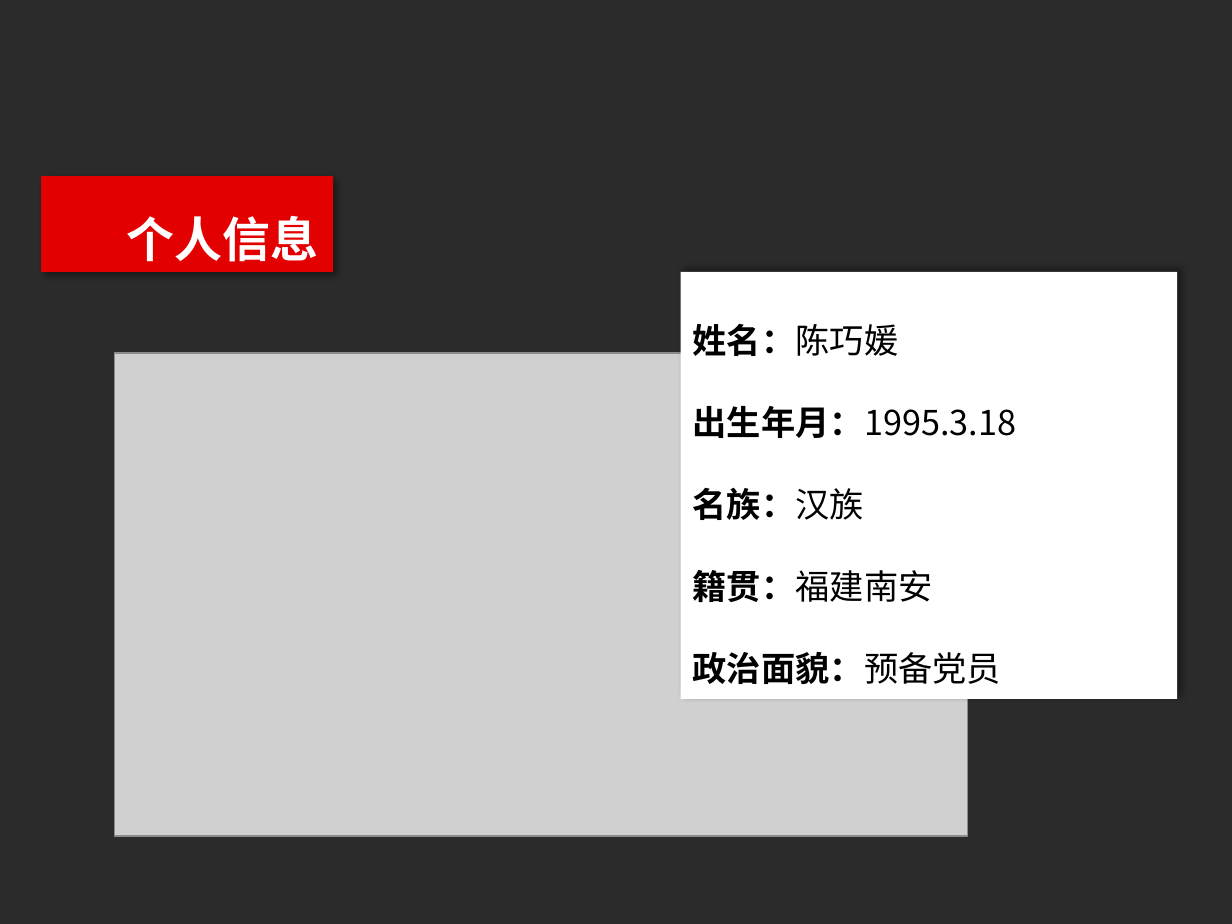
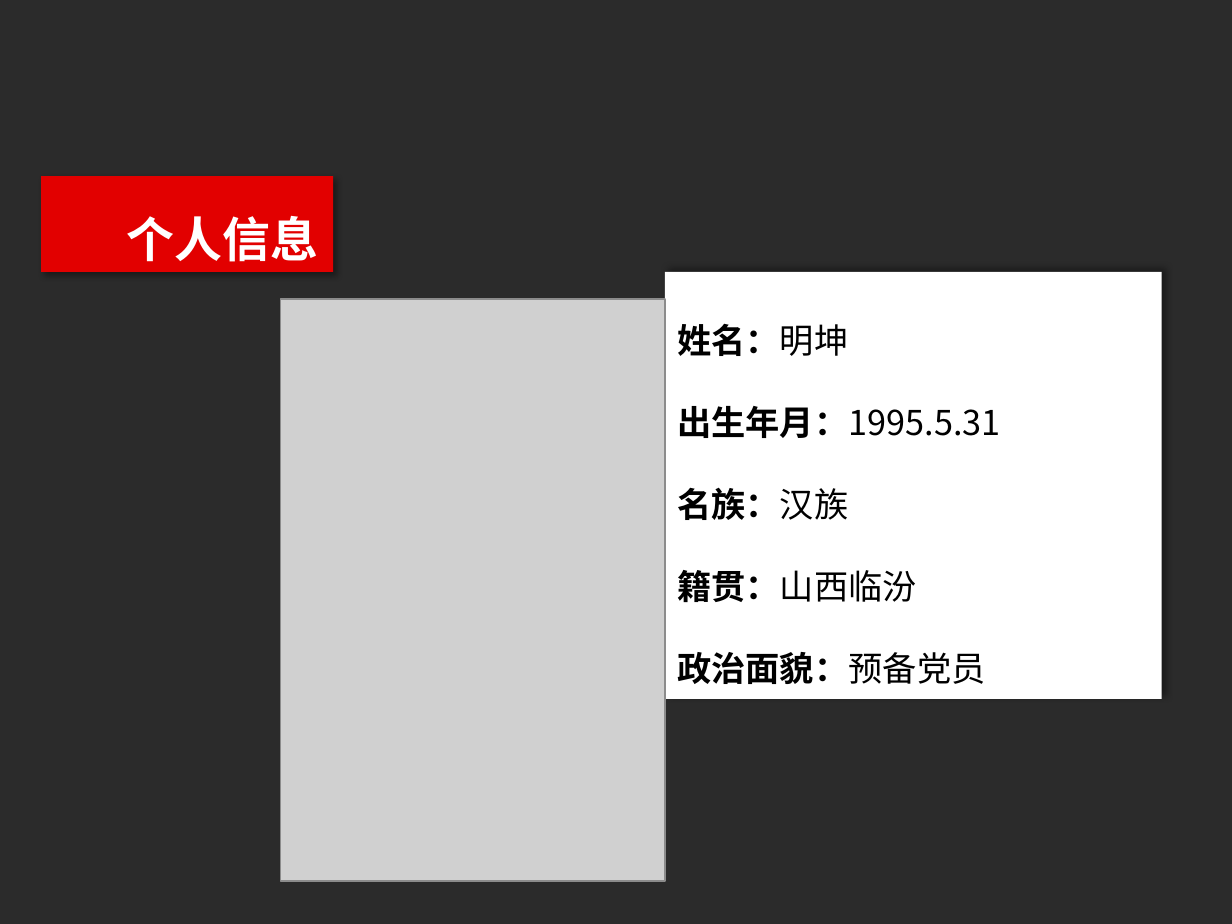
Before and after one commit to 342875289/----, a slide deck: slide 4 of 转正答辩/预备党员答辩.pptx. Drawn at 1232x924 pixels with LibreOffice and Linux fonts; fonts in the diff are those of the drawing; grey boxes stand for pictures; background and template pictures are left out; a plain dark background stands for a picture behind light text. Boxes give left, top, right and bottom in pixels: in the first picture for what was removed or moved away, otherwise in the second. Text is boxed around its words. In the diff, an @@ line names an element or a change of style, - is before the commit and + after.

```diff
--- a/转正答辩/预备党员答辩.pptx
+++ b/转正答辩/预备党员答辩.pptx
@@ picture added at [281, 299, 665, 881] @@
@@ rectangle "姓名：明坤": place and size @@
-rectangle "姓名：明坤" at [680, 272, 1177, 700]
+rectangle "姓名：明坤" at [665, 272, 1162, 700]
@@ text in rectangle at [677, 323, 1001, 438]: text changed @@
-姓名：陈巧媛
-出生年月：1995.3.18
+姓名：明坤
+出生年月：1995.5.31
@@ picture removed at [115, 354, 967, 837] @@
@@ text in rectangle at [677, 570, 917, 602]: text changed @@
-籍贯：福建南安
+籍贯：山西临汾
```
Also in this commit, not shown: 6 other slides changed, 1 slide removed, 1 other file.
